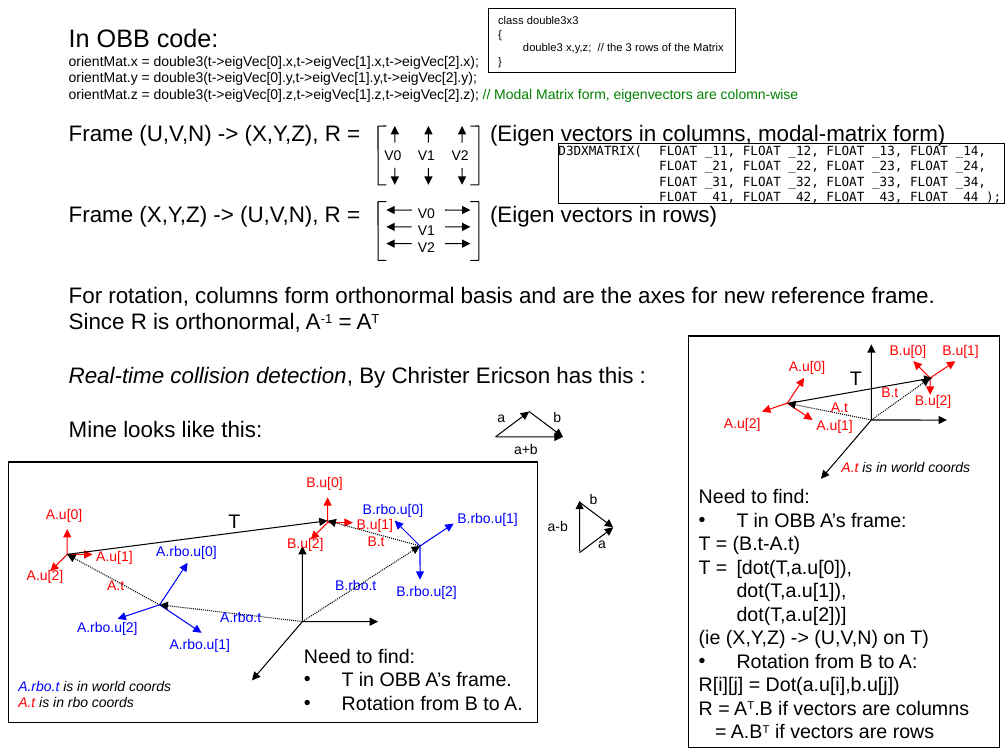
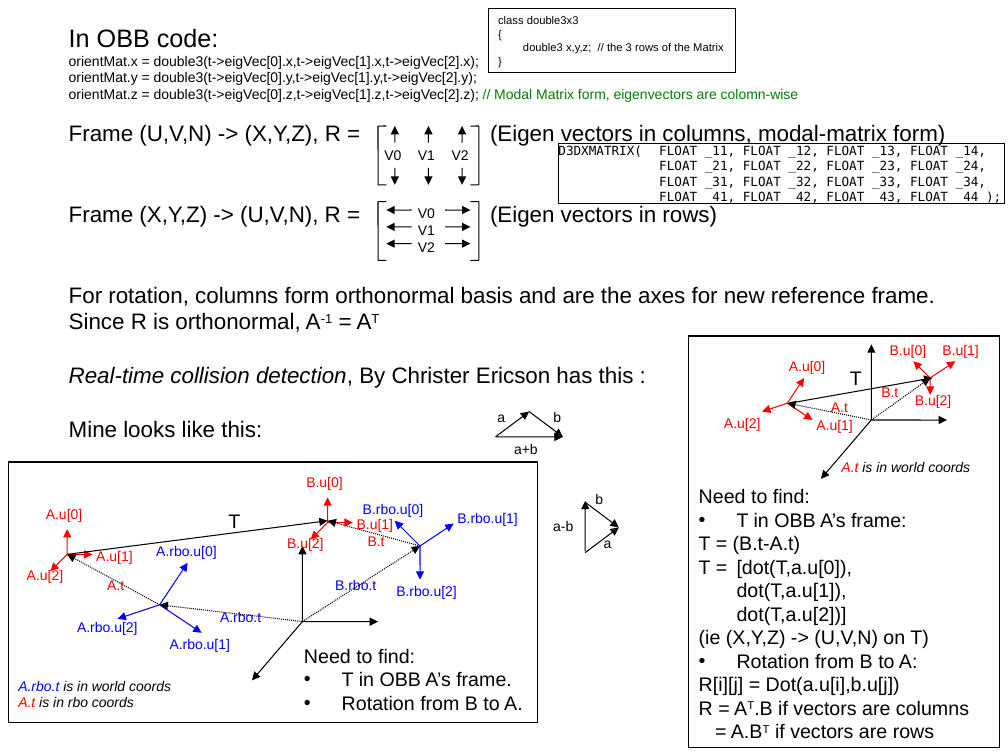
Before and after one commit to Fredrib/obbdetection, a slide deck: slide 1 of OBBDetection/Jonno_Matricies.ppt. Drawn at 1008x756 pixels with LibreOffice and Linux fonts; fonts in the diff are those of the drawing. Boxes give left, top, right and bottom in pixels: in the first picture for what was removed or moved away, otherwise in the second. Text is boxed around its words. In the diff, an @@ line names an element or a change of style, - is before the commit and + after.

```diff
--- a/OBBDetection/Jonno_Matricies.ppt
+++ b/OBBDetection/Jonno_Matricies.ppt
@@ 3 texts, 3 arrows: place and size @@
-3 texts, 3 arrows at <box>548,494,613,552</box>
+3 texts, 3 arrows at <box>553,494,619,552</box>
```
